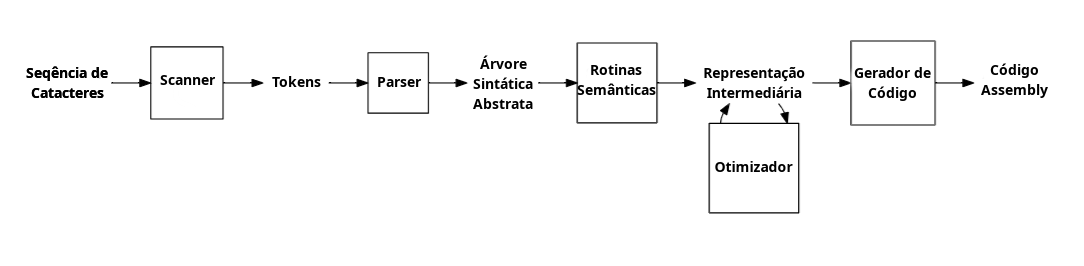
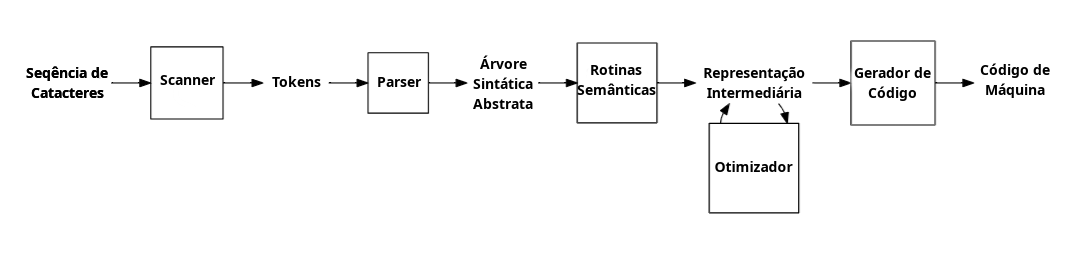
Layers edited between the first and the second 1084 x 266 image:
renamed "Código Assembly" to "Código de Máquina", painted on it over box(980, 63, 1050, 98)
